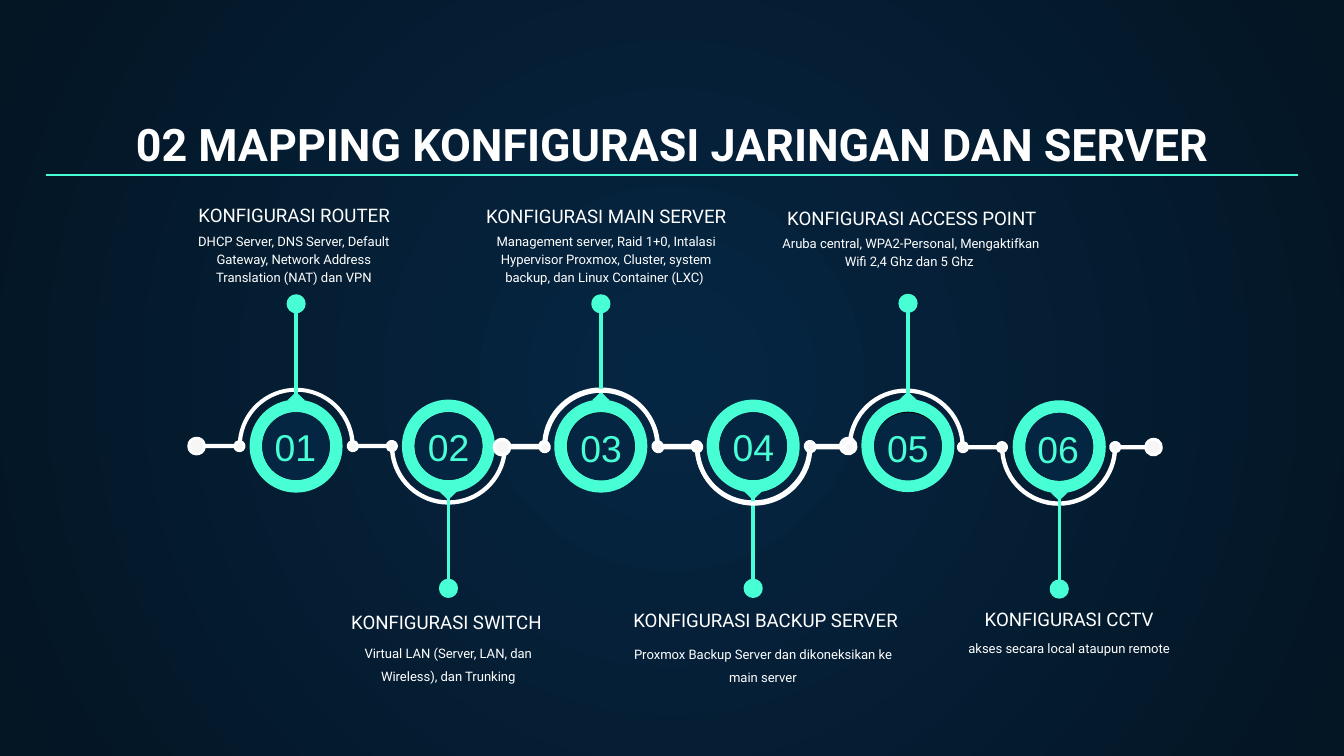
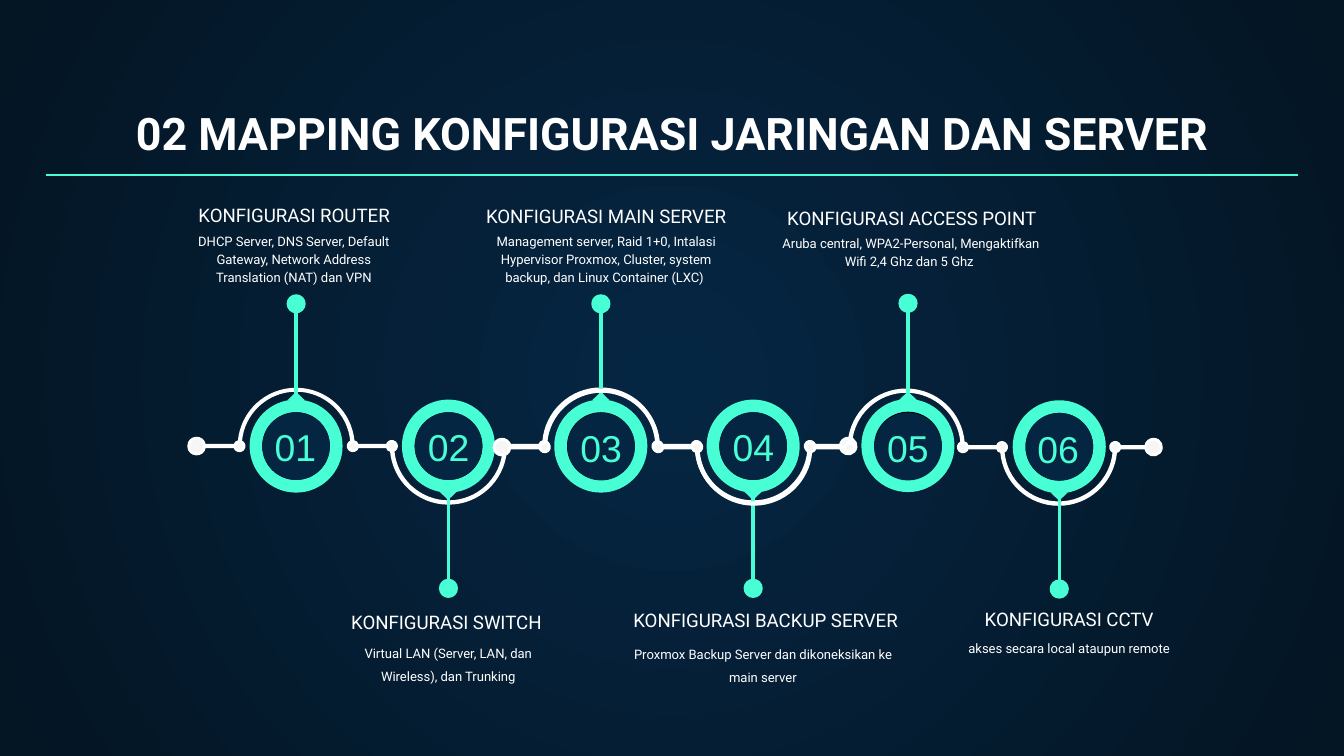
Before and after one commit to admin708/dokumen, a slide deck: slide 7 of ppt ith.pptx (slide 6 before the commit). Drawn at 1344x756 pixels with LibreOffice and Linux fonts; fonts in the diff are those of the drawing. Boxes give left, top, right and bottom in pixels: in the first picture for what was removed or moved away, otherwise in the second. Text is boxed around its words. In the diff, an @@ line names an element or a change of style, - is before the commit and + after.

```diff
--- a/ppt ith.pptx
+++ b/ppt ith.pptx
@@ title "02 MAPPING KONFIGURASI JARINGAN DAN ..." moved from (x1=136, y1=128, x2=1208, y2=162) to (x1=136, y1=117, x2=1208, y2=151) @@
```
Also in this commit, not shown: 3 other slides changed, 1 slide added, 1 other file.
